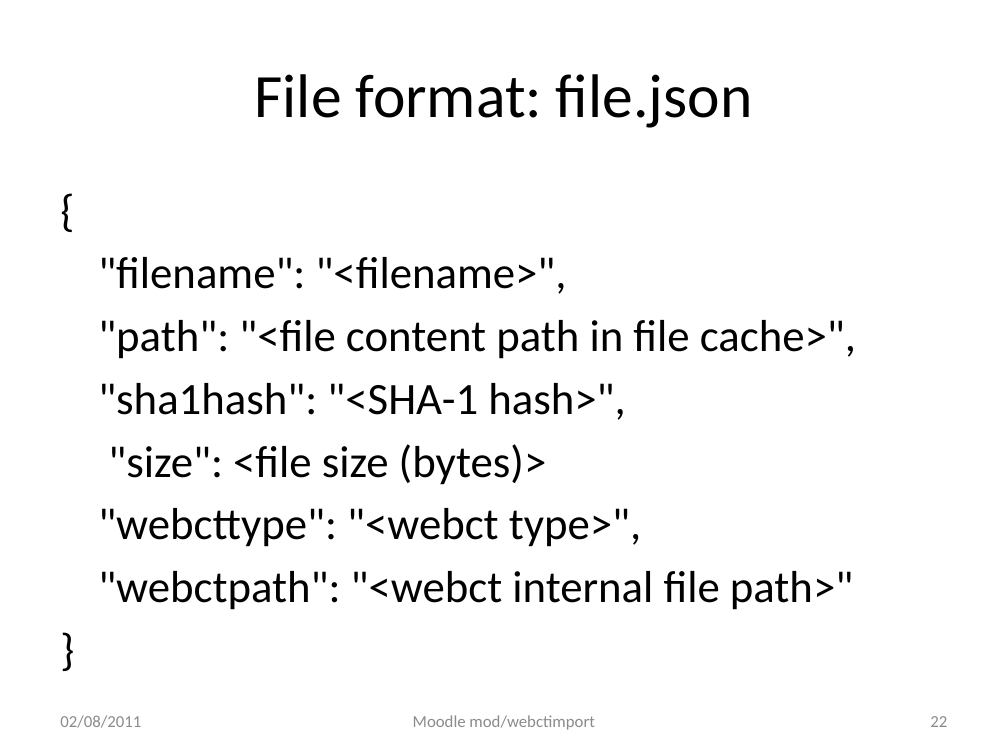
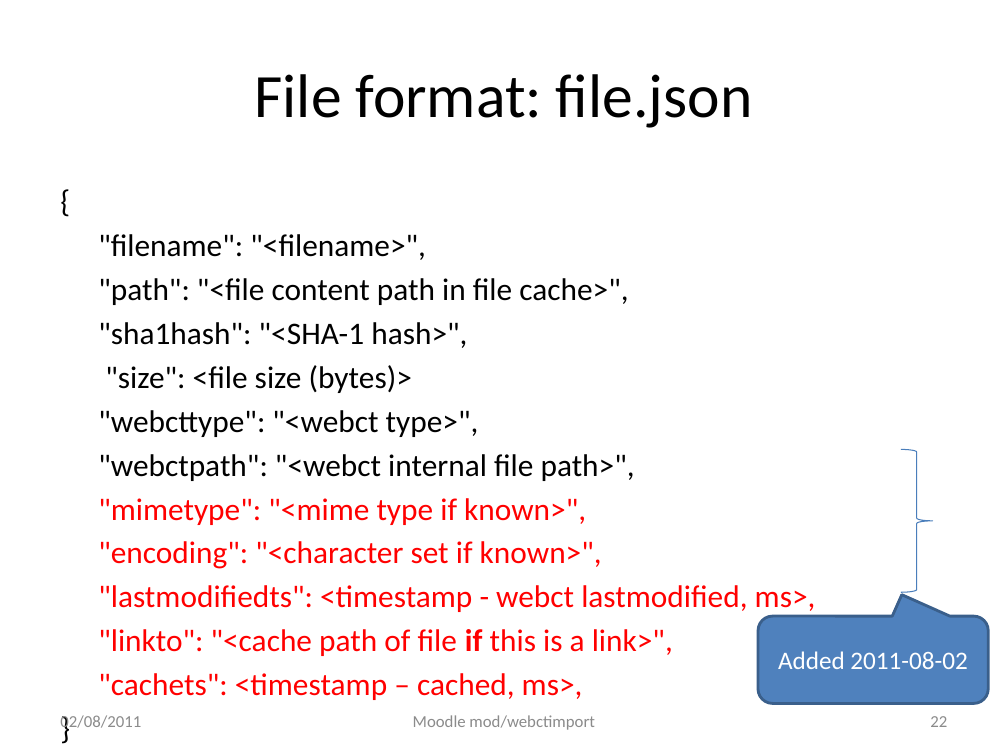
Before and after one commit to cgreenhalgh/mod_webctimport, a slide deck: slide 22 of docs/readme_development.pptx. Drawn at 1008x756 pixels with LibreOffice and Linux fonts; fonts in the diff are those of the drawing. Boxes give left, top, right and bottom in pixels: in the first picture for what was removed or moved away, otherwise in the second. Text is boxed around its words. In the diff, an @@ line names an element or a change of style, - is before the commit and + after.

Commit message:
extra info in file.json

```diff
--- a/docs/readme_development.pptx
+++ b/docs/readme_development.pptx
@@ text at bbox=[98, 234, 628, 437]: size 32 to 22.4 pt in "{", ""filename": "<filename>",", ""path": "<file content path in file cache>",", ""sha1hash": "<SHA-1 hash>"," and 3 more places; less space between paragraphs @@
@@ text at bbox=[98, 454, 816, 656]: text changed; size 32 to 22.4 pt; text colour #000000 to #FF0000 @@
-"webctpath": "<webct internal file path>"
+"webctpath": "<webct internal file path>",
+"mimetype": "<mime type if known>",
+"encoding": "<character set if known>",
+"lastmodifiedts": <timestamp - webct lastmodified, ms>,
+"linkto": "<cache path of file if this is a link>",
+"cachets": <timestamp – cached, ms>,
@@ right brace added at bbox=[901, 450, 932, 593], outline #4B7EBC 0.75 pt @@
@@ rounded speech box added at bbox=[758, 616, 988, 704], fill #4F81BD, outline #3A5F8C 2 pt, 18 pt, text #FFFFFF @@
+Added 2011-08-02
```
